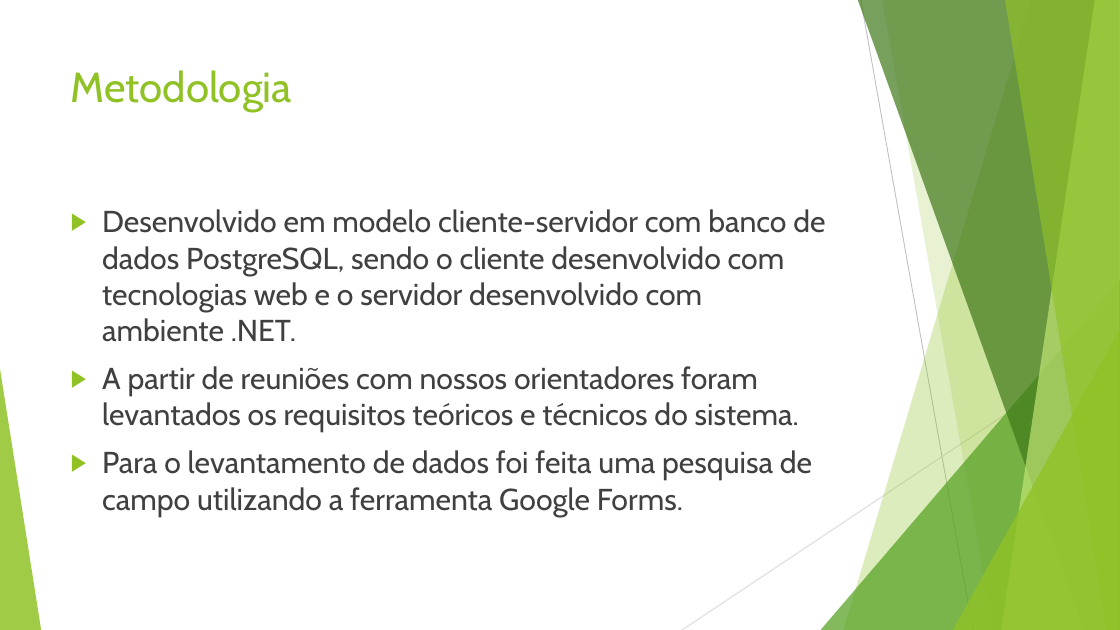
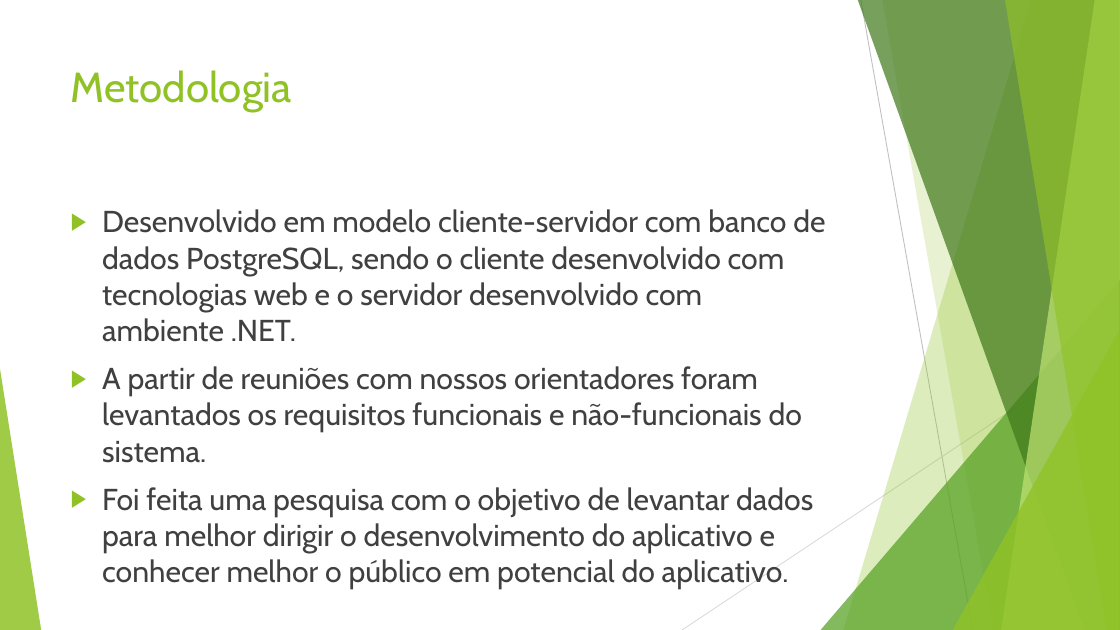
Before and after one commit to GArmane/Jarbas, a slide deck: slide 7 of docs/Apresentação Teste TCC.pptx. Drawn at 1120x630 pixels with LibreOffice and Linux fonts; fonts in the diff are those of the drawing. Boxes give left, top, right and bottom in pixels: in the first picture for what was removed or moved away, otherwise in the second. Text is boxed around its words. In the diff, an @@ line names an element or a change of style, - is before the commit and + after.

```diff
--- a/docs/Apresentação Teste TCC.pptx
+++ b/docs/Apresentação Teste TCC.pptx
@@ text at (102, 366, 813, 590): text changed @@
-▶ A partir de reuniões com nossos orientadores foram levantados os requisitos teóricos e técnicos do sistema.
-▶ Para o levantamento de dados foi feita uma pesquisa de campo utilizando a ferramenta Google Forms.
+▶ A partir de reuniões com nossos orientadores foram levantados os requisitos funcionais e não-funcionais do sistema.
+▶ Foi feita uma pesquisa com o objetivo de levantar dados para melhor dirigir o desenvolvimento do aplicativo e conhecer melhor o público em potencial do aplicativo.
```
Also in this commit, not shown: 1 other slide changed, 1 slide added.
